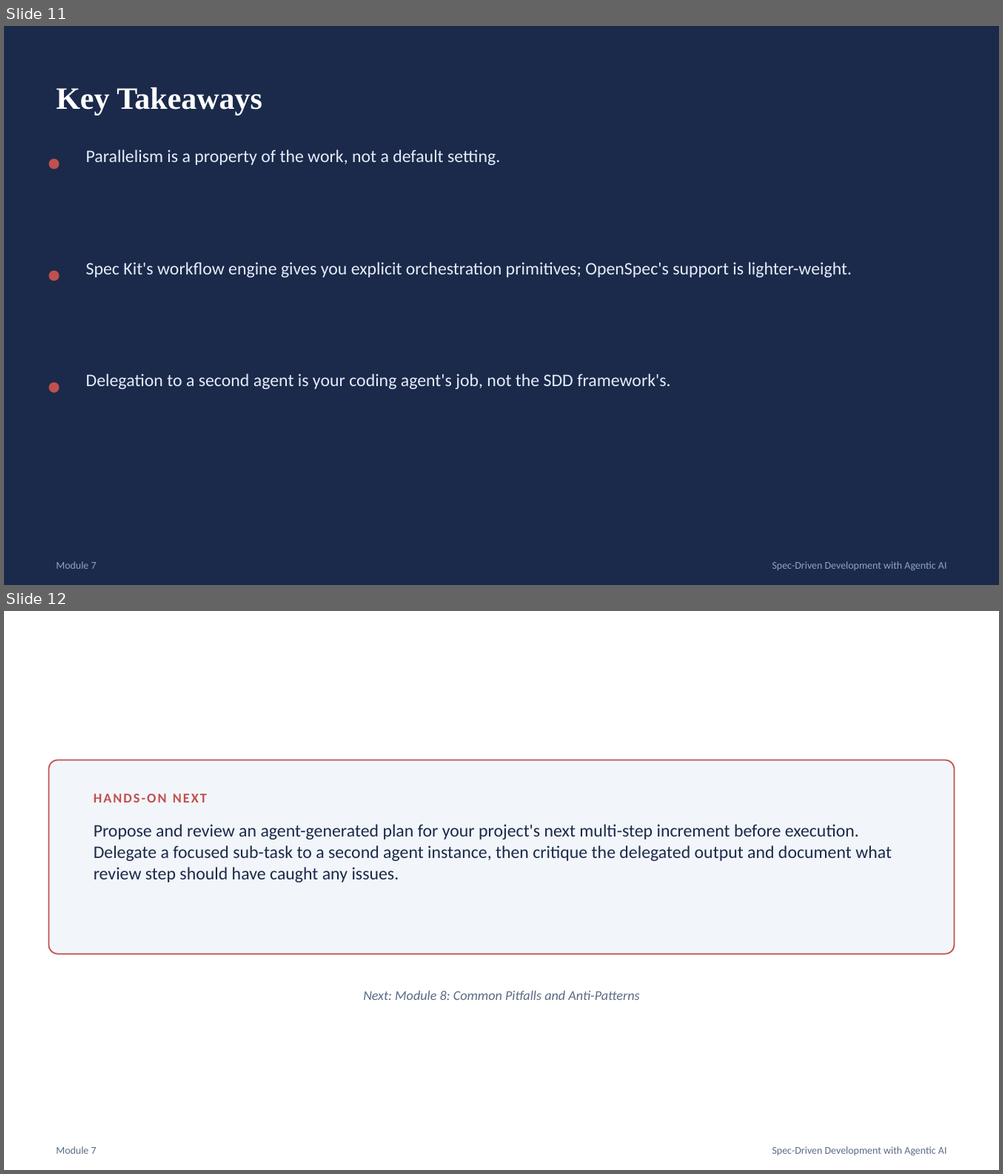
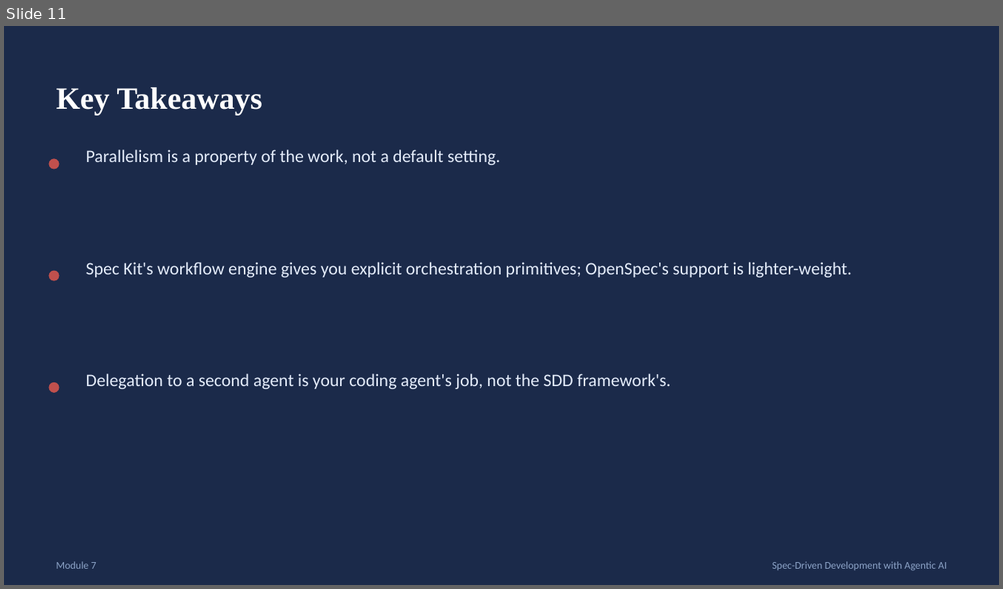
Before and after one commit to karthikasturi/sdd-with-agentic-ai, a slide deck: presentation/Module-7_Multi-Agent-Workflows-and-Team-Adoption.pptx. Shown one above the other, each under a label of ours: slides 11 and 12 before the commit, slide 11 after it. The pictures are 1003x1174 and 1003x589 pixels, drawn with LibreOffice and Linux fonts; fonts in the diff are those of the drawing. Boxes give left, top, right and bottom in pixels: in the first picture for what was removed or moved away, otherwise in the second. Text is boxed around its words. In the diff, an @@ line names an element or a change of style, - is before the commit and + after.

```diff
--- a/presentation/Module-7_Multi-Agent-Workflows-and-Team-Adoption.pptx
+++ b/presentation/Module-7_Multi-Agent-Workflows-and-Team-Adoption.pptx
@@ slide 12 removed at box(4, 611, 999, 1170), background #FFFFFF @@
@@ rounded rectangle removed at box(48, 760, 954, 954) @@
@@ text removed at box(94, 794, 207, 803) @@
-HANDS-ON NEXT
@@ text removed at box(94, 824, 891, 883) @@
-Propose and review an agent-generated plan for your project's next multi-step increment before execution. Delegate a focused sub-task to a second agent instance, then critique the delegated output and document what review step should have caught any issues.
@@ text removed at box(363, 991, 639, 1000) @@
-Next: Module 8: Common Pitfalls and Anti-Patterns
@@ text removed at box(56, 1147, 96, 1154) @@
-Module 7
@@ text removed at box(772, 1147, 947, 1156) @@
-Spec-Driven Development with Agentic AI
```
Also in this commit, not shown: 1 slide changed, 17 other files.
